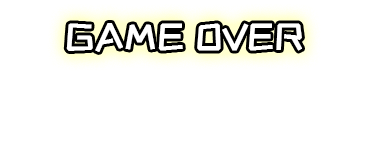
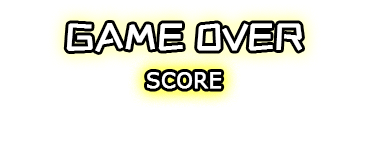
Before/after of a 372px x 150px layered artwork. What changed in the layer stack:
added layer "SCORE" above "GAME OVER" over [147, 72, 222, 89]
